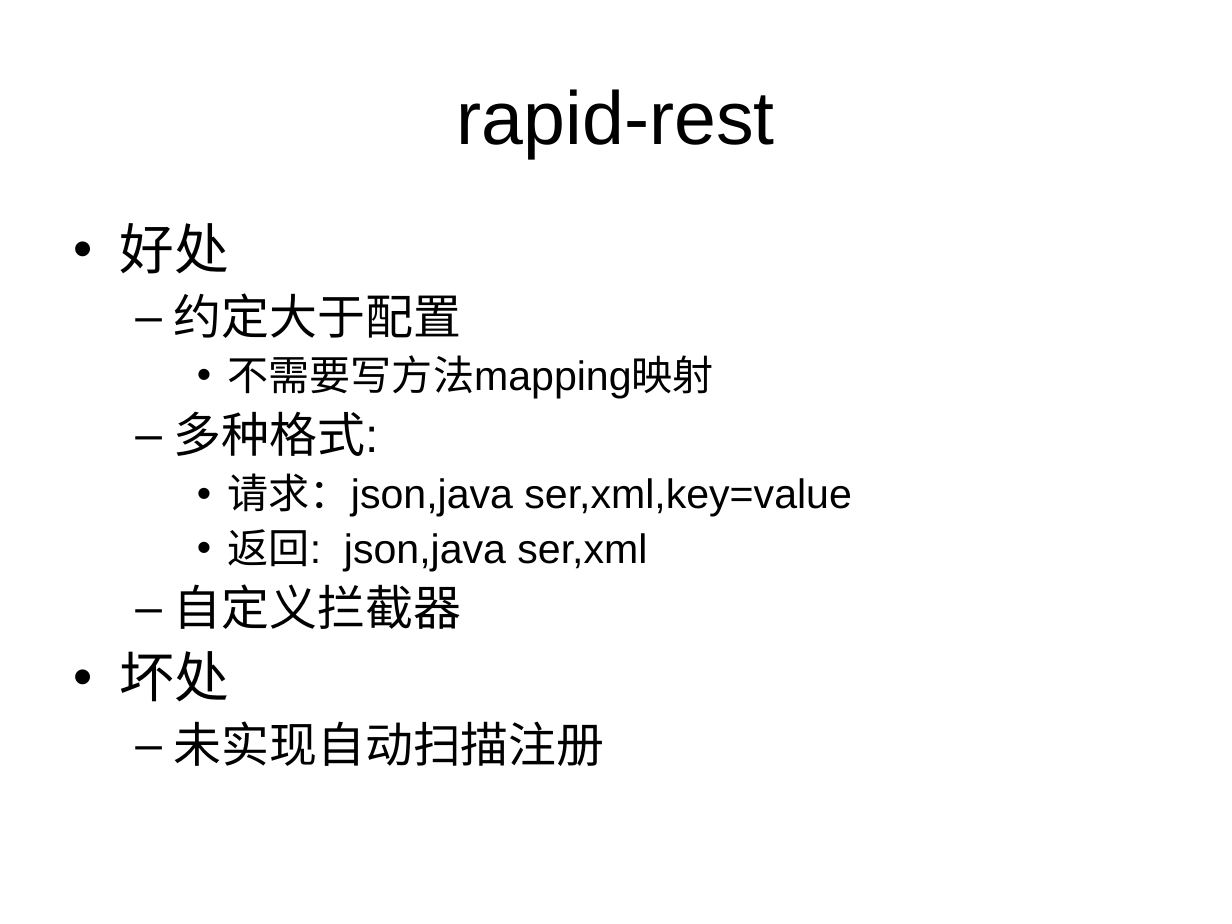
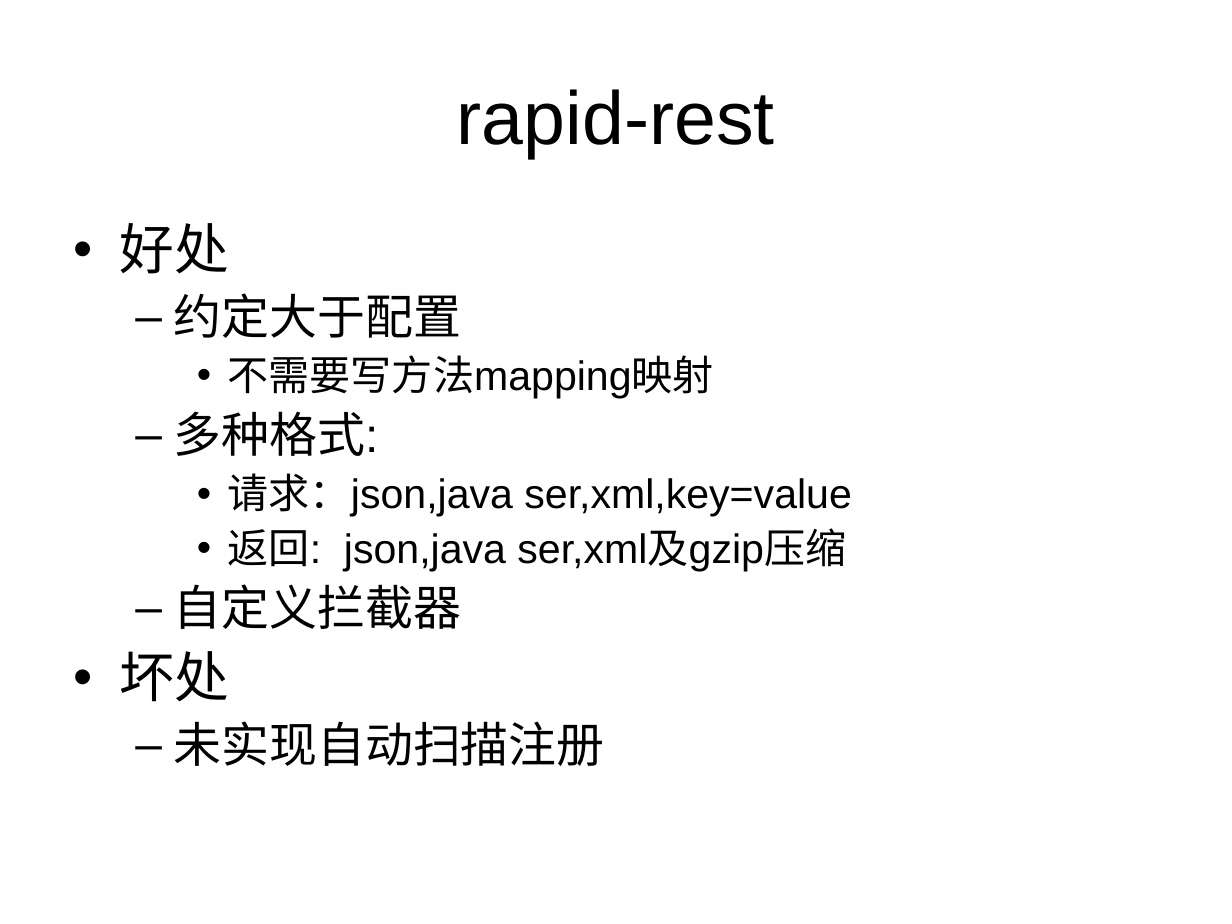
Before and after one commit to badqiu/archetype, a slide deck: slide 10 of doc/培训文档/rapid脚手架项目.ppt (slide 8 before the commit). Drawn at 1232x924 pixels with LibreOffice and Linux fonts; fonts in the diff are those of the drawing. Boxes give left, top, right and bottom in pixels: in the first picture for what was removed or moved away, otherwise in the second. Text is boxed around its words. In the diff, an @@ line names an element or a change of style, - is before the commit and + after.

```diff
--- a/doc/培训文档/rapid脚手架项目.ppt
+++ b/doc/培训文档/rapid脚手架项目.ppt
@@ text at [228,529,846,571]: text changed @@
-    • 返回: json,java ser,xml
+    • 返回: json,java ser,xml及gzip压缩
```
Also in this commit, not shown: 6 other slides changed, 3 slides added, 3 other files.
